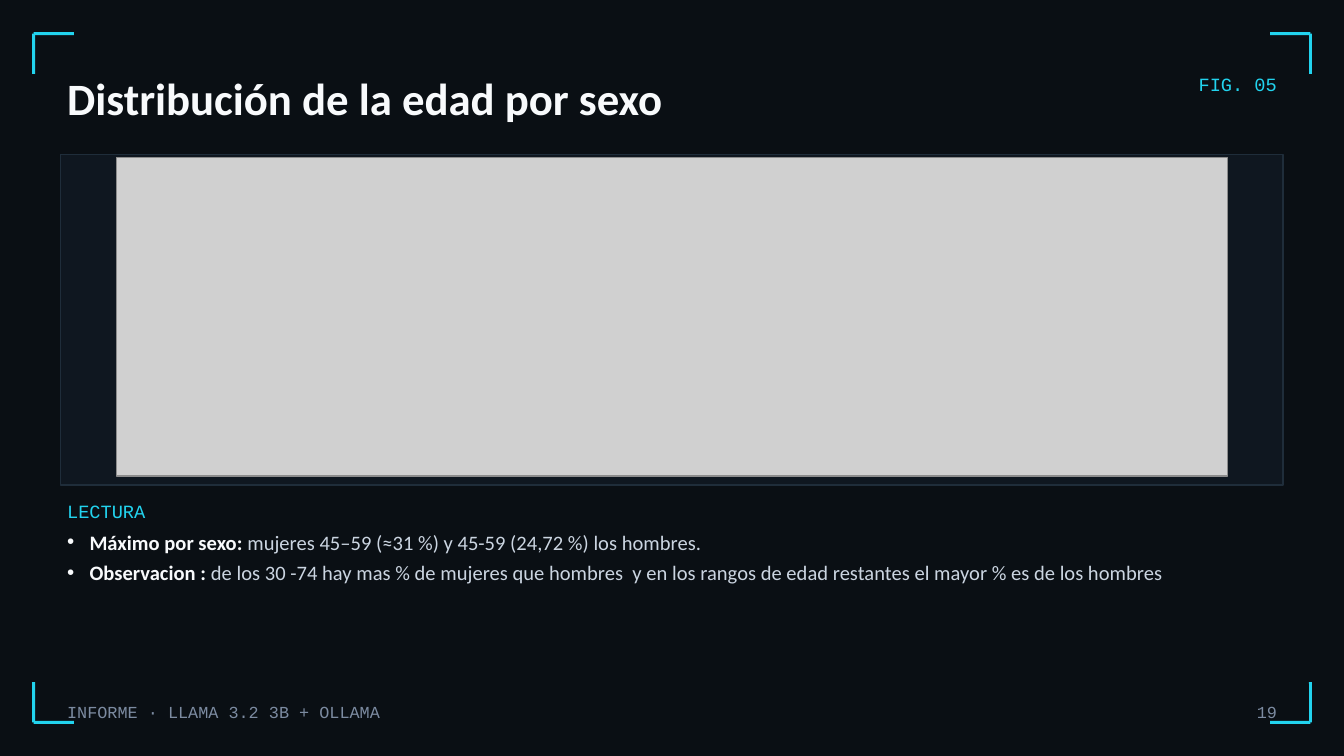
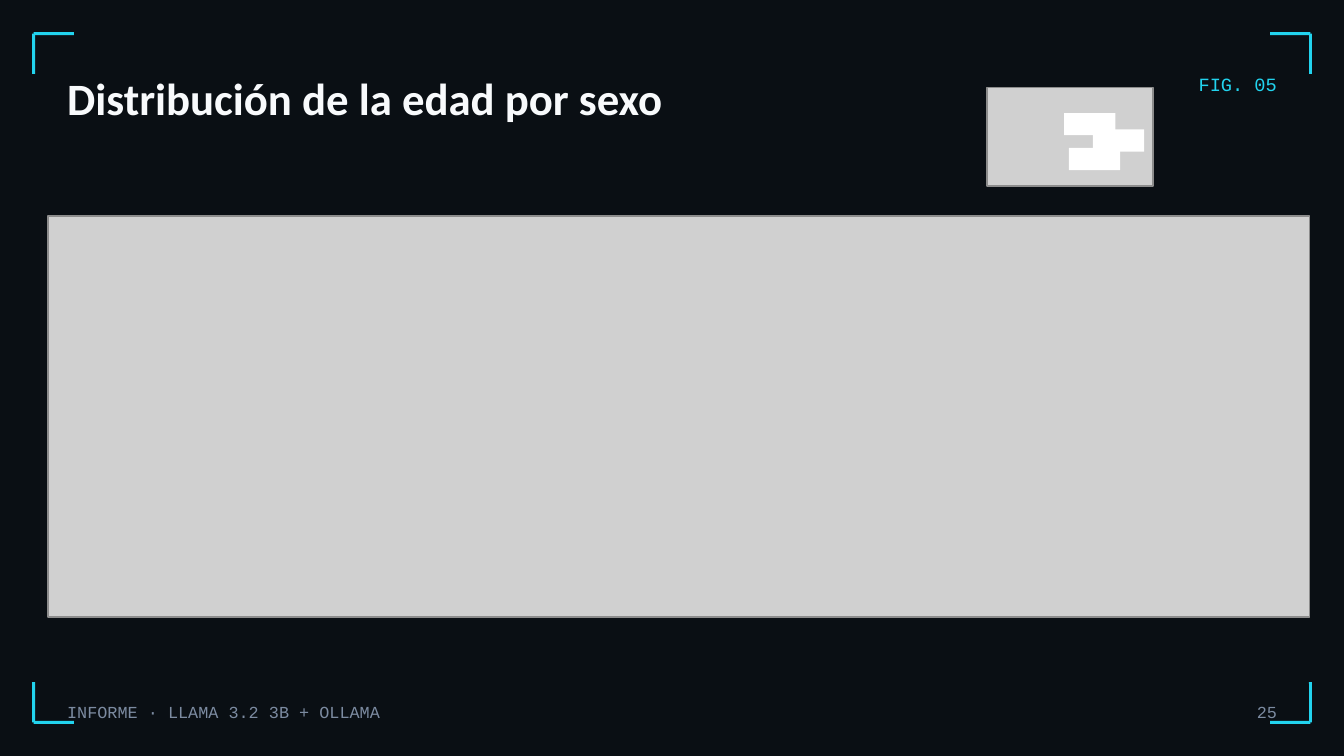
Before and after one commit to osleysorio/itacedemy_repo1_osley, a slide deck: slide 25 of sprint 13/Informe_Llama32_Ollama.pptx (slide 19 before the commit). Drawn at 1344x756 pixels with LibreOffice and Linux fonts; fonts in the diff are those of the drawing; grey boxes stand for pictures. Boxes give left, top, right and bottom in pixels: in the first picture for what was removed or moved away, otherwise in the second. Text is boxed around its words. In the diff, an @@ line names an element or a change of style, - is before the commit and + after.

```diff
--- a/sprint 13/Informe_Llama32_Ollama.pptx
+++ b/sprint 13/Informe_Llama32_Ollama.pptx
@@ picture added at (986, 87, 1152, 185) @@
@@ rectangle added at (1064, 113, 1116, 136), fill #FFFFFF @@
@@ rectangle added at (1068, 148, 1120, 169), fill #FFFFFF @@
@@ rectangle added at (1093, 129, 1144, 152), fill #FFFFFF @@
@@ rectangle removed at (60, 155, 1284, 485) @@
@@ picture: place and size @@
-picture at (117, 157, 1228, 476)
+picture at (48, 216, 1310, 617)
@@ text removed at (67, 505, 145, 518) @@
-LECTURA
@@ text removed at (90, 535, 1162, 584) @@
-• Máximo por sexo: mujeres 45–59 (≈31 %) y 45-59 (24,72 %) los hombres.
-• Observacion : de los 30 -74 hay mas % de mujeres que hombres y en los rangos de edad restantes el mayor % es de los hombres
@@ page number at (1257, 707, 1277, 723): text changed @@
-19
+25
```
Also in this commit, not shown: 18 other slides changed, 25 slides added, 14 slides removed, 1 other file.
